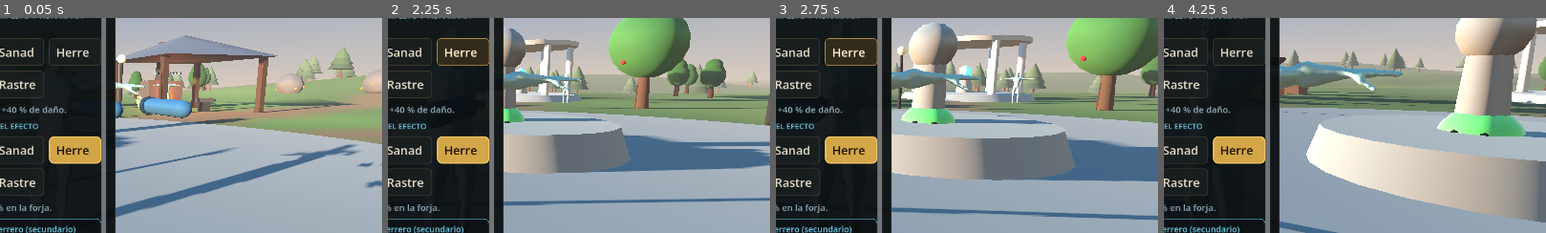
Above: before the commit, frames 1-4 (left to right).
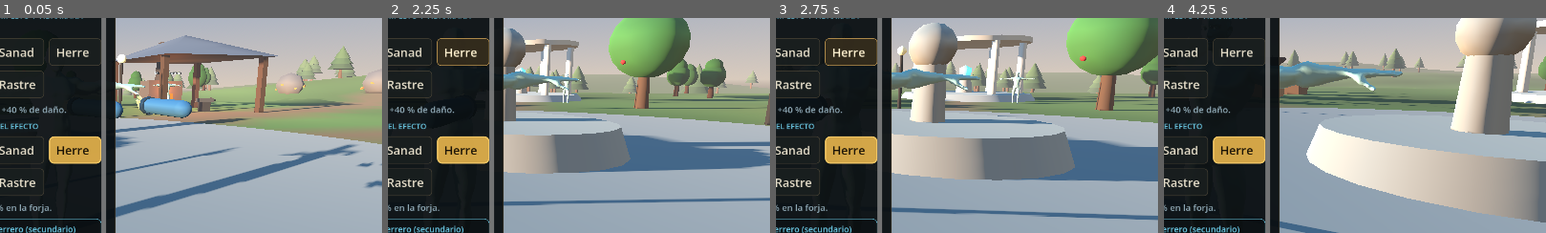
Above: after the commit, the same moments.

Repository: samuelguerrerodelarosa005-arch/tierras-vivientes
Game: Godot game, scene res://main.tscn
Two runs of this game, one before a commit and one after it. Both use one fixed random seed, a clock stepped at 60 frames per second and the inputs below.
Inputs (mouse positions are % of the whole screen's width and height, from its top left):
- Up to frame 1 (0.05 s): no input
- Up to frame 2 (2.25 s): tap Enter at 0.5 s; move the mouse to (72, 45) at 0.52 s; hold D (move_right) 0.53-1.28 s; hold F (eat) 0.53-1.28 s; click (72, 45) at 0.67 s; tap Space (jump) at 0.77, 1.52 s; move the mouse to (30, 55) at 1.27 s; hold S (move_back) 1.28-2.03 s; tap E (interact) at 1.35 s; move the mouse to (60, 28) at 2.02 s; hold D (move_right) from 2.03 s (still down); hold R (rumors) from 2.03 s (still down)
- Up to frame 3 (2.75 s): keep holding D (move_right); keep holding R (rumors)
- Up to frame 4 (4.25 s): move the mouse to (45, 70) at 2.77 s; release D (move_right) at 2.78 s; release R (rumors) at 2.78 s; hold W (move_forward) 2.78-3.53 s; tap Shift (run) at 2.85 s; click (45, 70) at 2.92 s; tap Space (jump) at 3.02, 3.77 s; move the mouse to (80, 65) at 3.52 s; hold A (move_left) from 3.53 s (still down); hold 1 (spell_1) from 3.53 s (still down)
The pictures show only the part of the screen within x 50-100%, y 22-72%; the shares and areas given below are measured in that part.

The runs differ from the first frame. In frame 2, 0.3% of the frame differs, in the area x 30-36%, y 41-49%; in frame 3, 0.9%; in frame 4, 1.9%, in the area x 71-95%, y 44-56%.
Error in both runs: Invalid type in function '_play_imported_animation' in base 'Node3D (humanoid.gd)'. The array of argument 1 (Array) does not have the same element type as the …

Commit message:
Conectar escenas 3D incluidas en el proyecto

Diff:
--- a/godot/scripts/slime.gd
+++ b/godot/scripts/slime.gd
@@ -24,7 +24,7 @@
 func setup(m: Node, z: Dictionary) -> void:
 	main = m
 	zone = z
-	var enemy_path := "res://models/characters/enemy_slime.glb"
+	var enemy_path := "res://models/characters/enemy_slime.tscn"
 	if ResourceLoader.exists(enemy_path):
 		var packed_enemy := load(enemy_path) as PackedScene
 		if packed_enemy:
